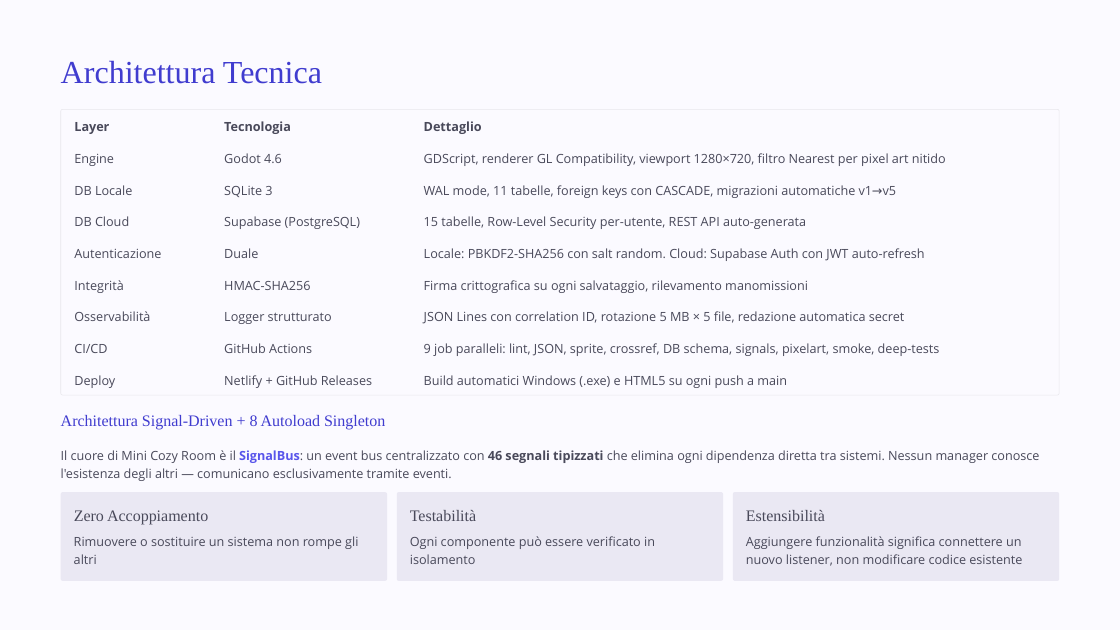
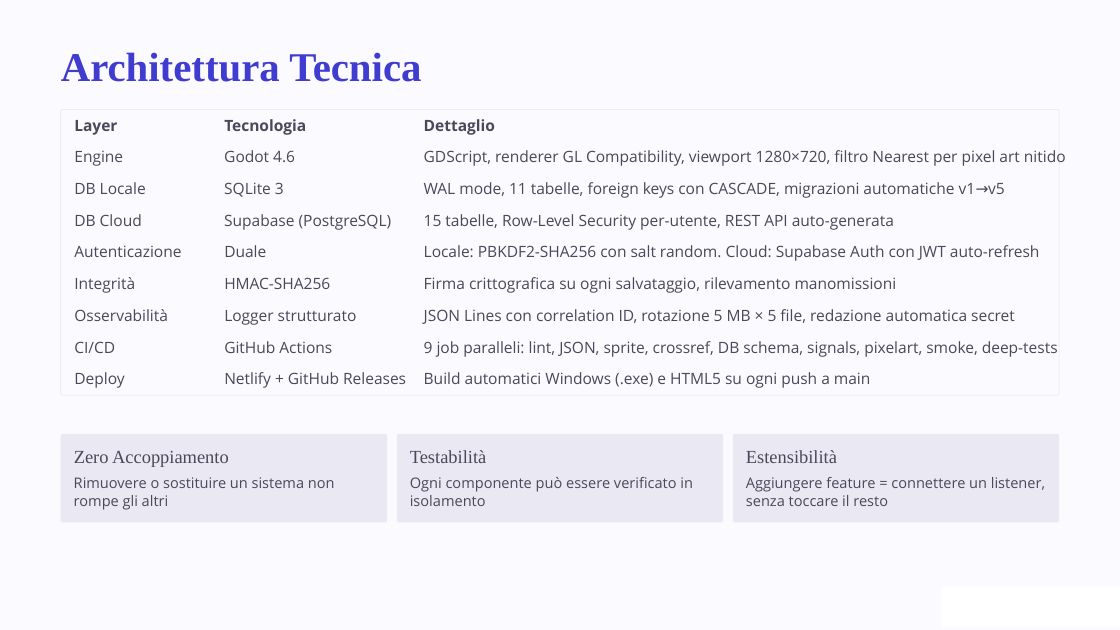
Before and after one commit to renanaugustomacena-ux/Projectwork-IFTS-Private, a slide deck: slide 7 of finale.pptx (slide 8 before the commit). Drawn at 1120x630 pixels with LibreOffice and Linux fonts; fonts in the diff are those of the drawing; background and template pictures are left out. Boxes give left, top, right and bottom in pixels: in the first picture for what was removed or moved away, otherwise in the second. Text is boxed around its words. In the diff, an @@ line names an element or a change of style, - is before the commit and + after.

```diff
--- a/finale.pptx
+++ b/finale.pptx
@@ text "Architettura Tecnica" at <box>61,52,421,82</box>: size 33 to 42 pt, bold on @@
@@ size 13 to 16 pt in 27 elements at <box>424,245,1040,261</box>, <box>424,341,1058,357</box>, <box>224,214,392,230</box>, <box>424,150,1066,166</box>, <box>424,309,1015,324</box>, <box>224,372,406,388</box>, <box>424,182,1005,198</box>, <box>74,245,181,257</box>, <box>224,310,357,325</box>, <box>424,277,897,293</box>, <box>74,309,168,321</box>, <box>424,214,894,230</box>, <box>424,372,870,388</box>, <box>224,341,332,353</box>, <box>224,277,330,289</box>, <box>74,182,146,194</box>, <box>74,214,142,226</box>, <box>74,277,135,293</box>, <box>224,119,306,135</box>, <box>74,372,124,388</box>, <box>224,150,295,162</box>, <box>74,151,123,166</box>, <box>74,120,117,135</box>, <box>74,341,115,353</box>, <box>224,182,284,197</box>, <box>224,245,266,257</box>, <box>424,119,495,135</box> @@
@@ text removed at <box>61,415,385,430</box> @@
-Architettura Signal-Driven + 8 Autoload Singleton
@@ text "Zero Accoppiamento": place and size @@
-text "Zero Accoppiamento" at <box>74,510,208,525</box>
+text "Zero Accoppiamento" at <box>74,451,229,467</box>
@@ size 16.5 to 19 pt in 3 elements at <box>74,451,229,467</box>, <box>746,450,837,463</box>, <box>410,450,486,463</box> @@
@@ text "Testabilità": place and size @@
-text "Testabilità" at <box>410,510,476,521</box>
+text "Testabilità" at <box>410,450,486,463</box>
@@ 3 rounded rectangles, 2 texts: place and size @@
-3 rounded rectangles, 2 texts at <box>61,492,1059,581</box>
+3 rounded rectangles, 2 texts at <box>61,434,1059,523</box>
@@ text "Estensibilità": place and size @@
-text "Estensibilità" at <box>746,510,825,521</box>
+text "Estensibilità" at <box>746,450,837,463</box>
@@ text removed at <box>61,450,1039,481</box> @@
-Il cuore di Mini Cozy Room è il SignalBus: un event bus centralizzato con 46 segnali tipizzati che elimina ogni dipendenza diretta tra sistemi. Nessun manager conosce l'esistenza degli altri — comunicano esclusivamente tramite eventi.
@@ text "Rimuovere o sostituire un sistema ..." at <box>74,477,335,510</box>: size 13 to 15 pt @@
@@ text "Ogni componente può essere verificato ..." at <box>410,477,693,506</box>: size 13 to 15 pt @@
@@ text at <box>746,477,1045,506</box>: text changed; size 13 to 15 pt @@
-Aggiungere funzionalità significa connettere un nuovo listener, non modificare codice esistente
+Aggiungere feature = connettere un listener, senza toccare il resto
```
Also in this commit, not shown: 7 other slides changed, 2 slides added, 3 slides removed.
